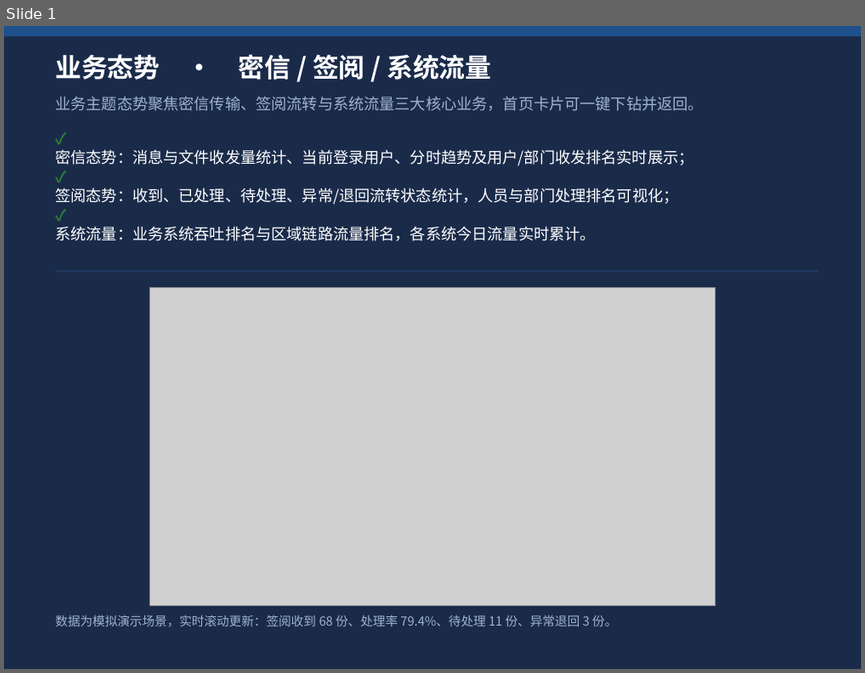
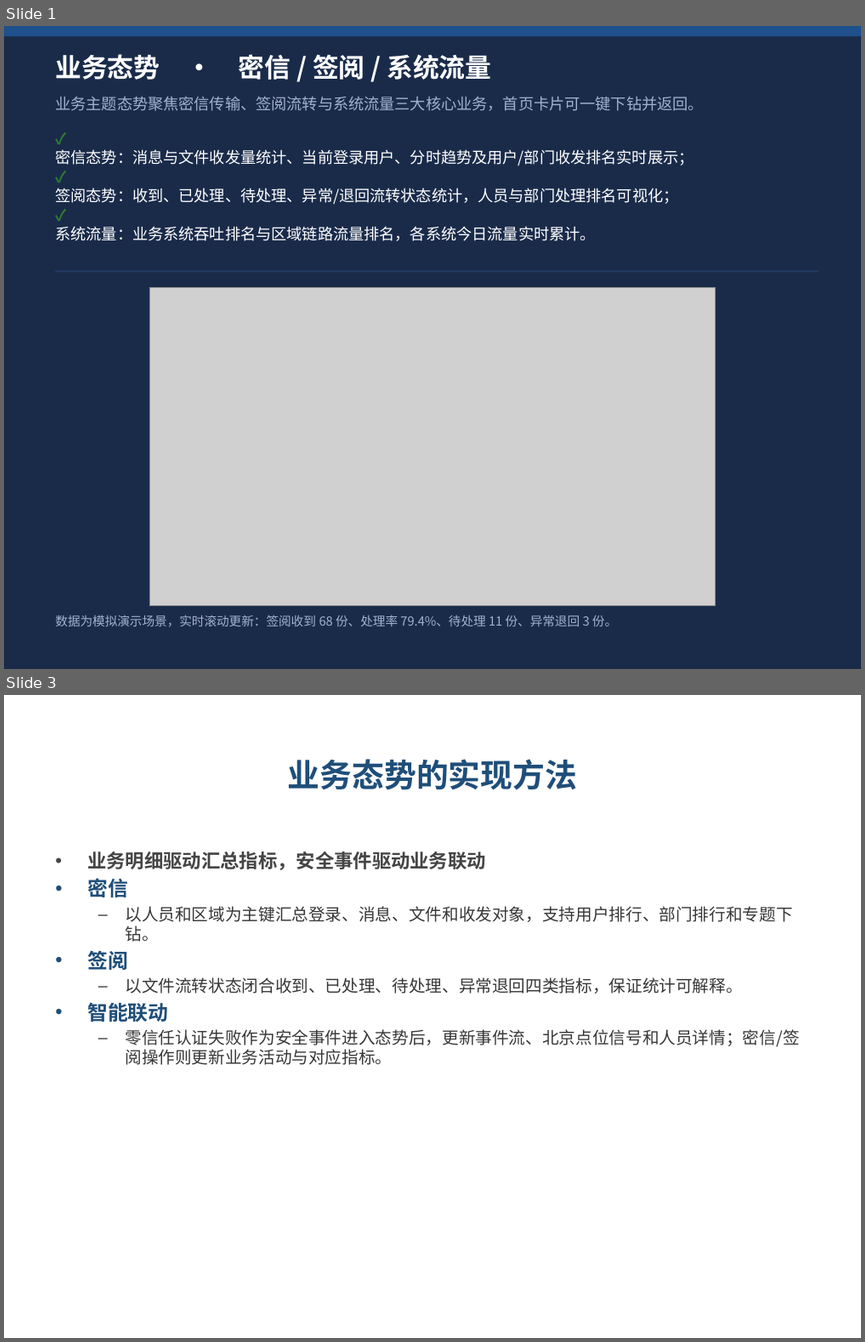
Before and after one commit to wzzwwbx/business-security-dashboard, a slide deck: docs/演示/业务态势.pptx. Shown one above the other, each under a label of ours: slide 1 before the commit, slides 1 and 3 after it; the slides between them are not shown. The pictures are 865x673 and 865x1342 pixels, drawn with LibreOffice and Linux fonts; fonts in the diff are those of the drawing; grey boxes stand for pictures. Boxes give left, top, right and bottom in pixels: in the first picture for what was removed or moved away, otherwise in the second. Text is boxed around its words. In the diff, an @@ line names an element or a change of style, - is before the commit and + after.

Commit message:
feat: 完善业务态势演示联动

```diff
--- a/docs/演示/业务态势.pptx
+++ b/docs/演示/业务态势.pptx
@@ slide 3 added at bbox=[4, 695, 861, 1338], background #FFFFFF @@
@@ title added at bbox=[288, 759, 577, 790], 27 pt, text #1F4E79, bold @@
+业务态势的实现方法
@@ text added at bbox=[87, 851, 800, 1065], 14 pt, text #373737 @@
+• 业务明细驱动汇总指标，安全事件驱动业务联动
+• 密信
+  – 以人员和区域为主键汇总登录、消息、文件和收发对象，支持用户排行、部门排行和专题下钻。
+• 签阅
+  – 以文件流转状态闭合收到、已处理、待处理、异常退回四类指标，保证统计可解释。
+• 智能联动
+  – 零信任认证失败作为安全事件进入态势后，更新事件流、北京点位信号和人员详情；密信/签阅操作则更新业务活动与对应指标。
```
Also in this commit, not shown: 3 other slides added, 6 other files.
